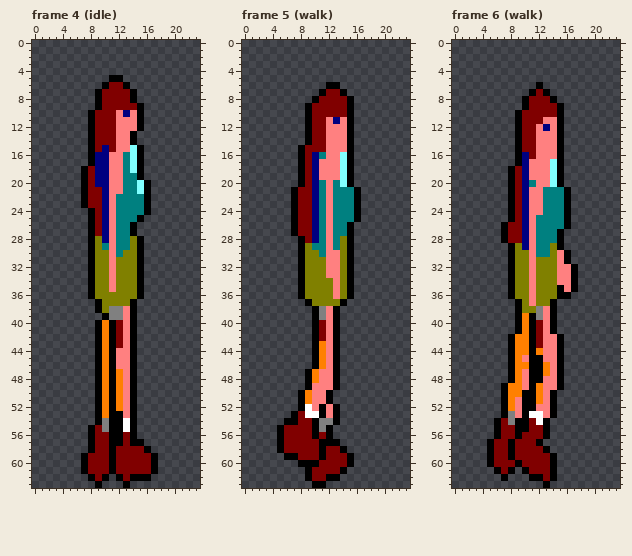
File history of a pixel-art file, assets/sprites/heroine_cpc_mode0.aseprite. This is how it looked before the edit.
24x64 pixels, 40 frames. Shown: frame 4 (idle), frame 5 (walk), frame 6 (walk). The commit also changed other frames, which this record leaves out.
And afterwards:
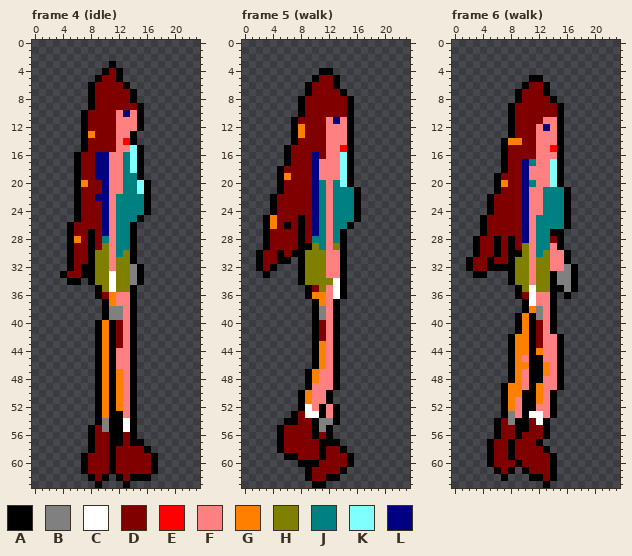
Palette (. is transparent): A #000000  B #808080  C #ffffff  D #800000  E #ff0000  F #ff8080  G #ff8000  H #808000  J #008080  K #80ffff  L #000080
Change:
--- frame 4 (idle)
@@ x 2..17 @@
  2 ................
- 3 ................
- 4 ................
- 5 .........AA.....
- 6 ........ADDA....
- 7 .......ADDDDA...
- 8 .......ADDDDA...
- 9 .......ADDDDDA..
-10 ......ADDDFLFA..
-11 ......ADDDFFFA..
-12 ......ADDDFFFA..
-13 ......ADDDFFA...
-14 ......ADDDFFA...
-15 ......ADLDFFKA..
-16 ......ALLFFJKA..
-17 ......ALLFFJKA..
-18 .....ADLLFFJKA..
-19 .....ADLLFFJJA..
-20 .....ADLLFFJJKA.
-21 .....ADDLFFJJKA.
-22 .....ADDLFJJJJA.
-23 .....ADDLFJJJJA.
-24 ......ADLFJJJJA.
-25 ......ADLFJJJA..
-26 ......ADLFJJA...
-27 ......ADLFJJA...
-28 ......AHLFJJHA..
-29 ......AHJFJJHA..
-30 ......AHHFJHHA..
-31 ......AHHFHHHA..
-32 ......AHHFHHHA..
-33 ......AHHFHHHA..
-34 ......AHHFHHHA..
-35 ......AHHFHHHA..
-36 ......AHHHHHHA..
-37 .......AHHHHA...
-38 .......AHBBFA...
+ 3 .........A......
+ 4 ........ADA.....
+ 5 .......ADDA.....
+ 6 ......ADDDDA....
+ 7 ......ADDDDDA...
+ 8 ......ADDDDDA...
+ 9 ......ADDDDDDA..
+10 .....ADDDDFLFA..
+11 .....ADDDDFFFA..
+12 .....ADDDDFFFA..
+13 .....AGDDDFFA...
+14 .....ADDDDFEA...
+15 .....ADDDDFFKA..
+16 ....ADDLLFFJKA..
+17 ....ADDLLFFJKA..
+18 ....ADDLLFFJKA..
+19 ....ADDLLFFJJA..
+20 ....AGDDLFFJJKA.
+21 ....ADDDLFFJJKA.
+22 ....ADDLLFJJJJA.
+23 ....ADDDLFJJJJA.
+24 ....ADDDLFJJJJA.
+25 ....ADDDLFJJJA..
+26 ...ADDDDLFJJA...
+27 ...ADDADLFJJA...
+28 ...AGDADJFJJA...
+29 ...ADDADHFJJA...
+30 ...ADDAHHFJHA...
+31 ...ADDAHHFHHA...
+32 ...ADAAHHFHHBA..
+33 ..ADDAAHHCHHBA..
+34 ...AA.AHHCHHBA..
+35 .......AHCHHA...
+36 .......ADGFFA...
+37 ........AGFFA...
+38 ........ABBFA...
 39 ........ABBFA...
--- frame 5 (walk)
@@ x 0..23 @@
  3 ........................
- 4 ........................
- 5 ........................
- 6 ............AA..........
- 7 ...........ADDA.........
- 8 ..........ADDDDA........
- 9 .........ADDDDDA........
-10 .........ADDDDDA........
-11 .........ADDFLFA........
-12 .........ADDFFFA........
-13 .........ADDFFFA........
-14 .........ADDFFFA........
-15 ........ADDDFFFA........
-16 ........ADLJFFKA........
-17 ........ADLFFFKA........
-18 ........ADLFFFKA........
-19 ........ADLFFFKA........
-20 ........ADLJFJKA........
-21 .......ADDLJFJJJA.......
-22 .......ADDLJFJJJA.......
-23 .......ADDLJFJJJA.......
-24 .......ADDLJFJJJA.......
-25 .......ADDLJFJJJA.......
-26 .......ADDLJFJJA........
-27 .......ADDLJFJJA........
-28 ........ADLJFJHA........
-29 ........AHJJFJHA........
-30 ........AHHJFFHA........
-31 ........AHHHFFHA........
-32 ........AHHHFFHA........
-33 ........AHHHFFHA........
-34 ........AHHHHFHA........
-35 ........AHHHHFHA........
-36 ........AHHHHFHA........
-37 .........AHHHHA.........
+ 4 ...........AA...........
+ 5 ..........ADDA..........
+ 6 .........ADDDA..........
+ 7 .........ADDDDA.........
+ 8 ........ADDDDDDA........
+ 9 ........ADDDDDDA........
+10 ........ADDDDDDA........
+11 .......ADDDDFLFA........
+12 .......AGDDDFFFA........
+13 .......AGDDDFFFA........
+14 .......ADDDDFFFA........
+15 ......ADDDDDFFEA........
+16 ......ADDDLDFFKA........
+17 ......ADDDLFFFKA........
+18 .....ADDDDLFFFKA........
+19 .....AGDDDLFFFKA........
+20 .....ADDDDLJFJKA........
+21 .....ADDDDLJFJJJA.......
+22 ....ADDDDDLJFJJJA.......
+23 ....ADDDDDLJFJJJA.......
+24 ....ADDDDDLJFJJJA.......
+25 ...AGDDDADLJFJJJA.......
+26 ...AGDADADLJFJJA........
+27 ...ADDDDADLJFJA.........
+28 ...ADDDDADJJFJA.........
+29 ...ADDDDAAHJFHA.........
+30 ..ADDADAAHHHFFA.........
+31 ..ADDAA.AHHHFFA.........
+32 ..ADA...AHHHFFA.........
+33 ...A....AHHHFFA.........
+34 ........AHHHHCA.........
+35 .........ADHFCA.........
+36 .........AGGFCA.........
+37 ..........AGFA..........
 38 ..........ABFA..........
--- frame 6 (walk)
@@ x 0..23 @@
  4 ........................
- 5 ........................
- 6 ............A...........
- 7 ...........ADA..........
- 8 ..........ADDDA.........
- 9 ..........ADDDDA........
-10 .........ADDDDDA........
-11 .........ADDDFFA........
-12 .........ADDFLFA........
-13 .........ADDFFFA........
-14 .........ADDFFFA........
-15 .........ADDFFFA........
-16 .........ALDFFFA........
-17 .........ALFFFKA........
-18 ........ADLFFFKA........
-19 ........ADLFFFKA........
-20 ........ADLJFFKA........
-21 ........ADLFFJJJA.......
-22 ........ADLFFJJJA.......
-23 ........ADLFFJJJA.......
-24 ........ADLFFJJJA.......
-25 ........ADLFJJJJA.......
-26 .......ADDLFJJJJA.......
-27 .......ADDLFJJJA........
-28 .......ADDLFJJJA........
-29 ........AHLFJJHA........
-30 ........AHHFJJHFA.......
-31 ........AHHFHHHFA.......
-32 ........AHHFHHHFFA......
-33 ........AHHFHHHFFA......
-34 ........AHHFHHHFFA......
-35 ........AHHFHHHAFA......
-36 ........AHHFHHHAA.......
-37 .........AHFHHA.........
-38 .........AHHBFA.........
+ 5 ...........AA...........
+ 6 ..........ADDA..........
+ 7 .........ADDDA..........
+ 8 .........ADDDDA.........
+ 9 ........ADDDDDDA........
+10 ........ADDDDDDA........
+11 ........ADDDDFFA........
+12 ........ADDDFLFA........
+13 ........ADDDFFFA........
+14 .......AGGDDFFFA........
+15 .......ADDDDFFEA........
+16 .......ADDDDFFFA........
+17 .......ADDLJFFKA........
+18 .......ADDLFFFKA........
+19 ......ADDDLFFFKA........
+20 ......AGDDLJFFKA........
+21 ......ADDDLFFJJJA.......
+22 .....ADDDDLFFJJJA.......
+23 .....ADDDDLFFJJJA.......
+24 .....ADDDDLFFJJJA.......
+25 ....ADDDDDLFJJJJA.......
+26 ....ADDDDDLFJJJJA.......
+27 ....ADDDDDLFJJAA........
+28 ...ADDADADLFJJDA........
+29 ...ADDADADHFJJFA........
+30 ...ADDADAAHFJHFFA.......
+31 ..ADDADDAHHFHHFFA.......
+32 ..ADDAAAAHHFHHFFBA......
+33 ...AA...AHHFHHABBA......
+34 ........AHHFHHABBA......
+35 .........AHCHHAABA......
+36 .........ADCFFA.A.......
+37 ..........ACFFA.........
+38 ..........AGBFA.........
 39 .........AGABFA.........
